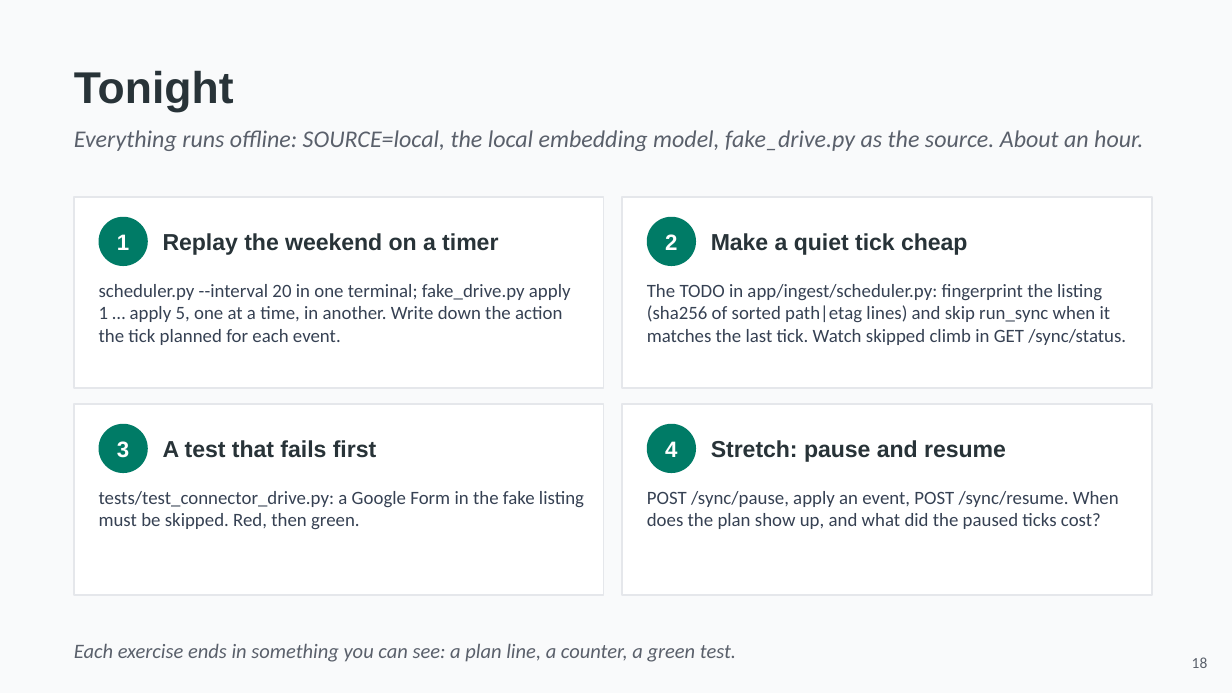
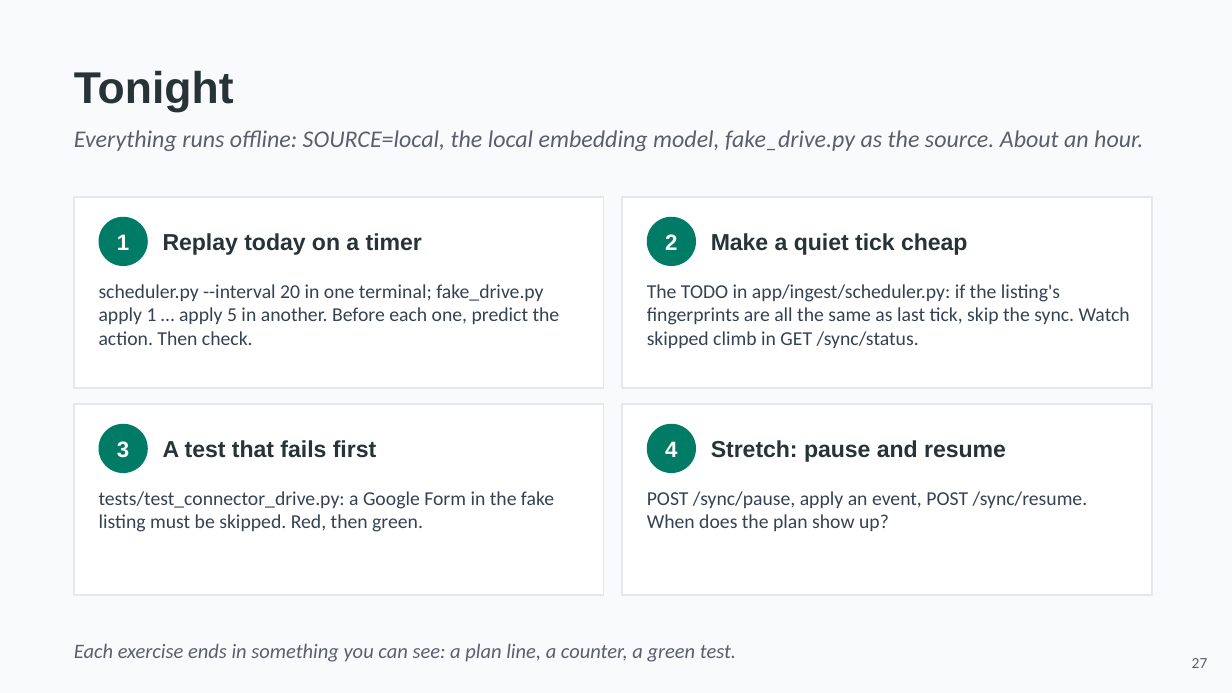
Before and after one commit to hasankanaan26/acme-desk, a slide deck: slide 27 of slides/part1-source.pptx (slide 18 before the commit). Drawn at 1232x693 pixels with LibreOffice and Linux fonts; fonts in the diff are those of the drawing. Boxes give left, top, right and bottom in pixels: in the first picture for what was removed or moved away, otherwise in the second. Text is boxed around its words. In the diff, an @@ line names an element or a change of style, - is before the commit and + after.

```diff
--- a/slides/part1-source.pptx
+++ b/slides/part1-source.pptx
@@ text at [163,233,422,255]: text changed @@
-Replay the weekend on a timer
+Replay today on a timer
@@ text at [99,284,560,345]: text changed; size 11 to 11.5 pt @@
-scheduler.py --interval 20 in one terminal; fake_drive.py apply 1 … apply 5, one at a time, in another. Write down the action the tick planned for each event.
+scheduler.py --interval 20 in one terminal; fake_drive.py apply 1 … apply 5 in another. Before each one, predict the action. Then check.
@@ text at [647,284,1130,348]: text changed; size 11 to 11.5 pt @@
-The TODO in app/ingest/scheduler.py: fingerprint the listing (sha256 of sorted path|etag lines) and skip run_sync when it matches the last tick. Watch skipped climb in GET /sync/status.
+The TODO in app/ingest/scheduler.py: if the listing's fingerprints are all the same as last tick, skip the sync. Watch skipped climb in GET /sync/status.
@@ text "tests/test_connector_drive.py: a Google Form in ..." at [99,491,554,532]: size 11 to 11.5 pt @@
@@ text at [647,491,1088,531]: text changed; size 11 to 11.5 pt @@
-POST /sync/pause, apply an event, POST /sync/resume. When does the plan show up, and what did the paused ticks cost?
+POST /sync/pause, apply an event, POST /sync/resume. When does the plan show up?
@@ text at [1192,658,1208,668]: text changed @@
-18
+27
```
Also in this commit, not shown: 14 other slides changed, 21 slides added, 6 slides removed, 28 other files.
